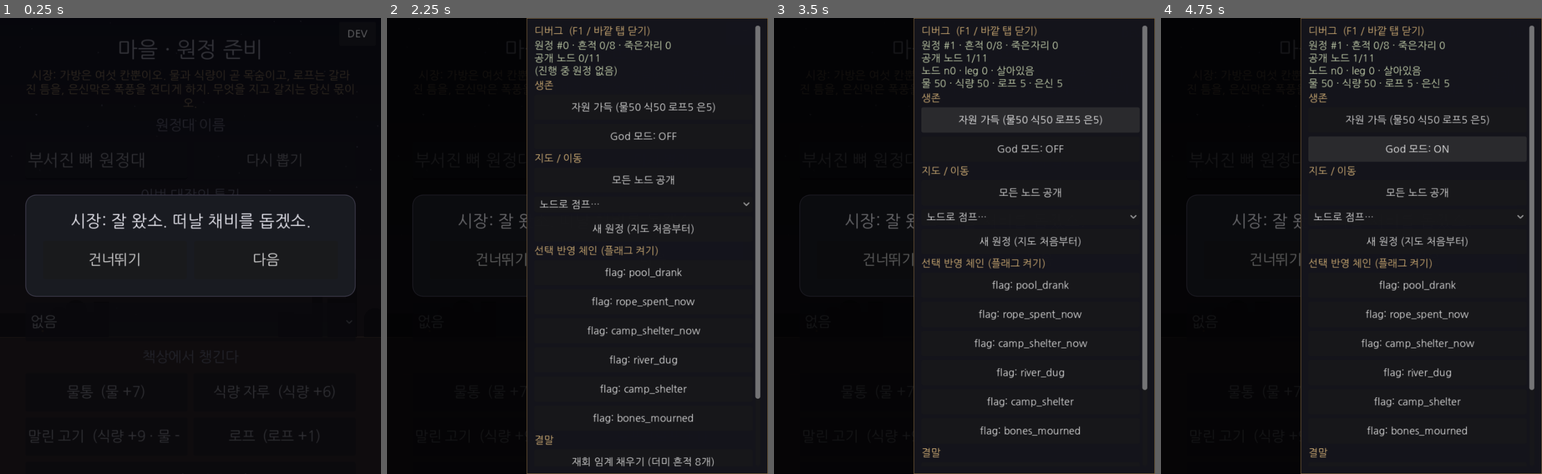
Above: before the commit, frames 1-4 (left to right).
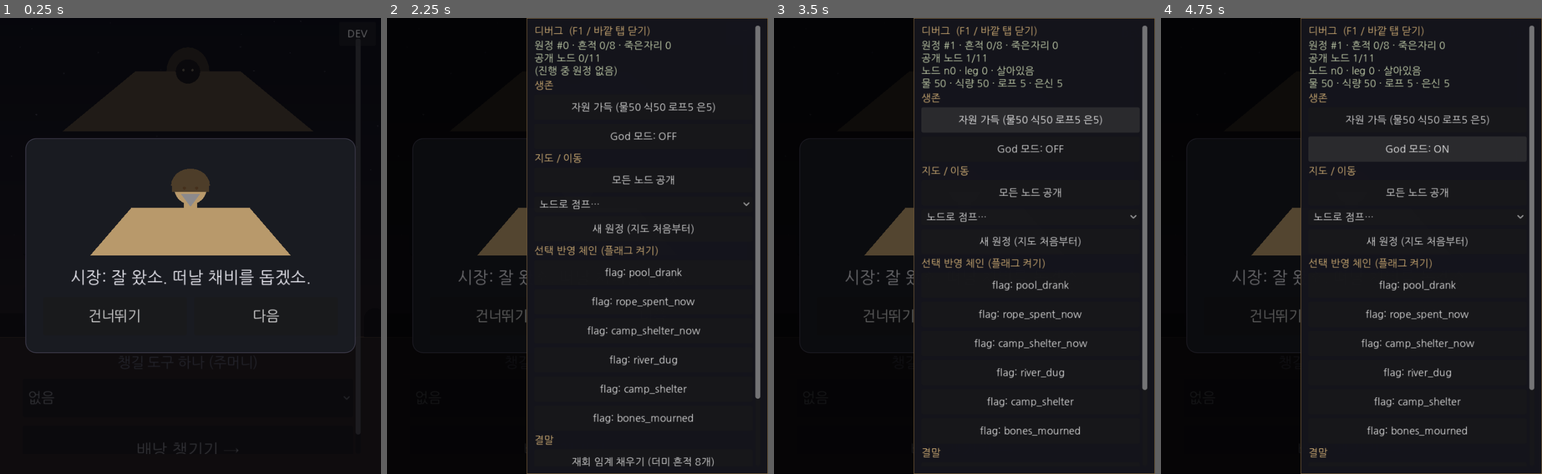
Above: after the commit, the same moments.

Repository: soomin007/Otherside
Game: Godot game, scene res://scenes/loadout.tscn
Same seed, same stepped clock (60 frames per second), same inputs: the game is played once before the commit and once after it. This scene is started directly instead of the project's main scene.
Inputs (mouse positions are in pixels of both pictures, inside the frame that each line leads up to):
- Up to frame 1 (0.25 s): no input
- Up to frame 2 (2.25 s): click "없음" at 0.5 s; click (573, 451) at 1.25 s, where only the run after the commit has a clickable "배낭 챙기기 →"; click "DEV" at 2 s
- Up to frame 3 (3.5 s): click "자원 가득 (물50 식50 로프5 은5)" at 2.75 s
- Up to frame 4 (4.75 s): click "자원 가득 (물50 식50 로프5 은5)" at 3.5 s; click "God 모드: OFF" at 4.25 s

The runs differ from the first frame. In frame 1, 8.7% of the frame differs, in the area x 6-94%, y 4-96%; in frame 2, 1.3%; in frame 3, 1.3%; in frame 4, 1.3%.

Commit message:
feat(ui): 마을 준비 2단계 분리 + 절차적 초상 (떠나기 버튼 잘림 수정)
- Loadout 을 두 단계로: ①원정대 꾸리기(이름·대장 특기·도구, 대장 초상) → ②배낭 챙기기(책상·가방, 배낭 초상·떠난다)
- 스크롤 컨테이너로 감싸 콘텐츠가 길어도 떠나기 버튼까지 도달(이전엔 CenterContainer 세로 초과로 잘림, 도구 추가로 악화)
- 신규 Figures.gd: 절차적 시장·대장·배낭 초상(draw_*, 웹 안전, 나중 에셋 교체 여지)
- 시장 인트로 모달에 시장 초상(말하는 이가 시장임을 표시)

시각 배치는 실기기 확인 필요(헤드리스 GUI hang). 파싱·부팅 0에러.

Co-Authored-By: Claude Opus 4.8 (1M context) <noreply@anthropic.com>
Claude-Session: https://claude.ai/code/session_01PXf7YUYeFneWV5f8HRH2Hq

Diff:
--- /dev/null
+++ b/scripts/ui/Figures.gd
@@ -0,0 +1,91 @@
+class_name Figures
+extends Control
+
+## 절차적 인물·사물 초상 — 마을 준비 화면용. kind: "market"(시장)·"leader"(대장)·"pack"(배낭).
+## Backdrop 처럼 전부 draw_*(웹 안전, 셰이더/이미지 없음). 나중 실제 삽화 에셋으로 교체 여지.
+## 다크 배경/카드 위에 얹히므로 밝은 모래빛 실루엣 + 어두운 디테일.
+
+var kind: String = "leader"
+
+func _ready() -> void:
+	mouse_filter = Control.MOUSE_FILTER_IGNORE
+
+func set_kind(k: String) -> void:
+	kind = k
+	queue_redraw()
+
+func _draw() -> void:
+	var s: Vector2 = size
+	if s.x < 8.0 or s.y < 8.0:
+		return
+	match kind:
+		"market": _market(s)
+		"pack": _pack(s)
+		_: _leader(s)
+
+## 시장 — 터번 쓴 사막 상인 흉상.
+func _market(s: Vector2) -> void:
+	var cx: float = s.x * 0.5
+	var fill := Color(0.72, 0.60, 0.42)
+	var dark := Color(0.30, 0.24, 0.16)
+	var base: float = s.y * 0.98
+	var fr: float = minf(s.x, s.y) * 0.16
+	var fy: float = s.y * 0.06 + fr * 1.6
+	# 어깨/로브
+	draw_colored_polygon(PackedVector2Array([
+		Vector2(cx - s.x * 0.34, base), Vector2(cx - s.x * 0.20, fy + fr * 1.2),
+		Vector2(cx + s.x * 0.20, fy + fr * 1.2), Vector2(cx + s.x * 0.34, base)]), fill)
+	draw_rect(Rect2(cx - fr * 0.4, fy + fr * 0.55, fr * 0.8, fr * 0.9), fill)  # 목
+	draw_circle(Vector2(cx, fy), fr, fill)  # 얼굴
+	# 터번 (얼굴 위 반원 + 밴드)
+	var turb := PackedVector2Array()
+	for a in range(13):
+		var ang: float = PI + PI * float(a) / 12.0
+		turb.append(Vector2(cx + cos(ang) * fr * 1.2, fy - fr * 0.15 + sin(ang) * fr * 1.05))
+	draw_colored_polygon(turb, dark)
+	draw_rect(Rect2(cx - fr * 1.15, fy - fr * 0.2, fr * 2.3, fr * 0.42), dark)
+	# 수염 + 눈
+	draw_colored_polygon(PackedVector2Array([
+		Vector2(cx - fr * 0.6, fy + fr * 0.35), Vector2(cx, fy + fr * 1.15), Vector2(cx + fr * 0.6, fy + fr * 0.35)]),
+		Color(0.55, 0.54, 0.55))
+	draw_circle(Vector2(cx - fr * 0.38, fy), 2.5, UITheme.INK)
+	draw_circle(Vector2(cx + fr * 0.38, fy), 2.5, UITheme.INK)
+
+## 대장 — 후드/망토 쓴 원정대장 흉상(얼굴은 그늘, 눈빛 두 점).
+func _leader(s: Vector2) -> void:
+	var cx: float = s.x * 0.5
+	var fill := Color(0.55, 0.45, 0.30)
+	var hood := Color(0.34, 0.27, 0.18)
+	var base: float = s.y * 0.98
+	var fr: float = minf(s.x, s.y) * 0.15
+	var fy: float = s.y * 0.08 + fr * 1.8
+	# 망토
+	draw_colored_polygon(PackedVector2Array([
+		Vector2(cx - s.x * 0.38, base), Vector2(cx - s.x * 0.16, fy),
+		Vector2(cx + s.x * 0.16, fy), Vector2(cx + s.x * 0.38, base)]), fill)
+	# 후드 (얼굴 감싸는 큰 반원)
+	var hd := PackedVector2Array()
+	for a in range(15):
+		var ang: float = PI + PI * float(a) / 14.0
+		hd.append(Vector2(cx + cos(ang) * fr * 1.5, fy + sin(ang) * fr * 1.7))
+	draw_colored_polygon(hd, hood)
+	draw_circle(Vector2(cx, fy), fr * 0.85, Color(0.12, 0.10, 0.08))  # 얼굴 그늘
+	draw_circle(Vector2(cx - fr * 0.32, fy - fr * 0.1), 2.0, Color(0.85, 0.80, 0.60, 0.85))
+	draw_circle(Vector2(cx + fr * 0.32, fy - fr * 0.1), 2.0, Color(0.85, 0.80, 0.60, 0.85))
+
+## 배낭 — 뚜껑·앞주머니·끈·버클.
+func _pack(s: Vector2) -> void:
+	var cx: float = s.x * 0.5
+	var canvas := Color(0.50, 0.40, 0.26)
+	var strap := Color(0.34, 0.26, 0.16)
+	var dark := UITheme.INK
+	var w: float = minf(s.x * 0.5, s.y * 0.7)
+	var h: float = w * 1.15
+	var x: float = cx - w * 0.5
+	var y: float = s.y * 0.5 - h * 0.42
+	draw_rect(Rect2(x, y, w, h), canvas)                                   # 몸통
+	draw_rect(Rect2(x - w * 0.04, y - h * 0.02, w * 1.08, h * 0.34), strap) # 뚜껑
+	draw_rect(Rect2(cx - w * 0.24, y + h * 0.5, w * 0.48, h * 0.34), strap) # 앞주머니
+	draw_line(Vector2(x + w * 0.2, y), Vector2(x + w * 0.1, y + h), dark, 3.0)  # 끈
+	draw_line(Vector2(x + w * 0.8, y), Vector2(x + w * 0.9, y + h), dark, 3.0)
+	draw_rect(Rect2(cx - w * 0.08, y + h * 0.32, w * 0.16, h * 0.06), dark)     # 버클
--- a/scripts/ui/Loadout.gd
+++ b/scripts/ui/Loadout.gd
@@ -1,8 +1,11 @@
 extends Control
 
-## 마을 · 원정 준비 (가방 꾸리기) — 매 원정 출발 전. 제한된 칸(6)에 책상 물품을 골라 담아 출발한다.
-## 담은 물품 합산 = 시작 자원(고정 START_RESOURCES 대체). 첫 원정엔 시장 NPC 가 규칙을 안내한다.
-## 모바일 우선: 중앙 컬럼, 큰 버튼, 탭으로 담고 뺀다.
+## 마을 · 원정 준비 — 매 원정 출발 전. 두 단계로 나눈다:
+##  1) 원정대를 꾸린다 — 이름 + 대장 특기(직능) + 챙길 도구 하나. (대장 초상)
+##  2) 배낭을 챙긴다 — 6칸 가방에 책상 물품을 담는다(합산 = 시작 자원). (배낭 초상)
+## 단계를 나눠 각 화면이 짧고, 스크롤 컨테이너로 감싸 넘쳐도 떠나기 버튼까지 도달한다(이전엔 세로 초과로 잘림).
+## 첫 원정엔 시장 NPC(초상)가 규칙을 안내하고 기록지를 건넨다.
+## 모바일 우선: 중앙 최대폭 컬럼, 큰 버튼, 탭.
 
 const BAG_SLOTS: int = 6
 const PRESET: Array = ["water", "water", "food", "food", "rope", "shelter"]  ## 표준 구성 (아이템 정의는 core/Items.gd)
@@ -17,20 +20,21 @@
 	"시장: 이 기록지를 가져가시오. 떠난 원정대의 이야기가 여기 적힐 거요. 화면 구석 책갈피에서 언제든 펴 보시오.",
 ]
 
-var _bag: Array = []   ## 담은 물품 key 배열(최대 BAG_SLOTS)
-var _bag_box: HFlowContainer
-var _preview: Label
-var _depart_btn: Button
-
-var _pending_name: String = ""   ## 이번 원정대 이름 — 랜덤 초기값, 편집·다시 뽑기 가능. _depart 에서 begin_run_with 로 넘긴다.
-var _pending_vocation: String = ""  ## 이번 대장의 직능 id (기본 "" = 평범). _depart 에서 넘긴다.
-var _voc_option: OptionButton
-var _voc_desc: Label
-var _pending_tool: String = ""      ## 주머니에 챙긴 도구 하나 (기본 "" = 없음). 가방 6칸과 별개.
-var _tool_option: OptionButton
-var _name_edit: LineEdit
+var _step: int = 1
+var _col: VBoxContainer            ## 단계 콘텐츠 컨테이너(스크롤 안). _show_step 이 자식을 갈아끼운다.
+
+var _bag: Array = []               ## 담은 물품 key 배열(최대 BAG_SLOTS) — 단계 넘어 유지
+var _bag_box: HFlowContainer       ## step2 위젯
+var _preview: Label                ## step2 위젯
+var _depart_btn: Button            ## step2 위젯
+
+var _pending_name: String = ""     ## 이번 원정대 이름 — 랜덤 초기값, 편집·다시 뽑기 가능
+var _pending_vocation: String = "" ## 이번 대장의 직능 id (기본 "" = 평범)
+var _pending_tool: String = ""     ## 주머니 도구 하나 (기본 "" = 없음). 가방 6칸과 별개
+var _voc_desc: Label               ## step1 위젯 (직능 설명 갱신)
+var _name_edit: LineEdit           ## step1 위젯
 var _rng := RandomNumberGenerator.new()
-var _market_panel: Control       ## 첫 원정 시장 인트로 모달(있을 때만)
+var _market_panel: Control         ## 첫 원정 시장 인트로 모달(있을 때만)
 var _market_label: Label
 var _market_idx: int = 0
 
@@ -39,14 +43,66 @@
 	var bg := Backdrop.new()  # 사막 밤 + 마을 실루엣(맨 뒤)
 	bg.scene_kind = "village"
 	add_child(bg)
-	var col := UITheme.build_column(self, 14)
-
-	col.add_child(UITheme.make_label("마을 · 원정 준비", UITheme.FS_H1))
-	col.add_child(UITheme.make_label(_npc_line(), UITheme.FS_SMALL, UITheme.SAND))
+
+	# 스크롤 컬럼 — 콘텐츠가 화면보다 길어도 아래 버튼까지 스크롤로 도달(중앙 최대폭 정렬).
+	var margin := MarginContainer.new()
+	margin.set_anchors_preset(Control.PRESET_FULL_RECT)
+	for side in ["left", "right", "top", "bottom"]:
+		margin.add_theme_constant_override("margin_" + side, int(UITheme.PAD))
+	add_child(margin)
+	var scroll := ScrollContainer.new()
+	scroll.horizontal_scroll_mode = ScrollContainer.SCROLL_MODE_DISABLED
+	margin.add_child(scroll)
+	var center := CenterContainer.new()
+	center.size_flags_horizontal = Control.SIZE_EXPAND_FILL
+	center.size_flags_vertical = Control.SIZE_EXPAND_FILL
+	scroll.add_child(center)
+	_col = VBoxContainer.new()
+	_col.add_theme_constant_override("separation", 14)
+	_col.custom_minimum_size = Vector2(UITheme.COLUMN_W, 0)
+	center.add_child(_col)
+
+	_pending_name = ExpeditionNamer.random(_rng)
+	_bag = PRESET.duplicate()  # 처음엔 표준 구성(빠른 출발)
+	_show_step(1)
+
+	# 첫 원정이면 시장이 규칙을 쭉 설명하고 기록지를 건넨다(책갈피가 켜진다).
+	if GameState.expedition_count == 0 and not GameState.record_seen:
+		_show_market_intro()
+
+## 단계 전환 — 컬럼 자식을 비우고 그 단계 UI 를 다시 짓는다. _pending_* 은 멤버라 단계 넘어 유지된다.
+func _show_step(n: int) -> void:
+	_step = n
+	_bag_box = null
+	_preview = null
+	_depart_btn = null
+	_name_edit = null
+	_voc_desc = null
+	for c in _col.get_children():
+		_col.remove_child(c)
+		c.queue_free()
+	if n == 1:
+		_build_step1()
+	else:
+		_build_step2()
+
+## 절차적 초상(Figures) — 단계 상단에 얹는다.
+func _portrait(kind: String, h: float) -> Figures:
+	var fig := Figures.new()
+	fig.kind = kind
+	fig.custom_minimum_size = Vector2(0, h)
+	fig.size_flags_horizontal = Control.SIZE_EXPAND_FILL
+	return fig
+
+# --- 단계 1: 원정대를 꾸린다 ---
+
+func _build_step1() -> void:
+	_col.add_child(_portrait("leader", 150.0))
+	_col.add_child(UITheme.make_label("원정대를 꾸린다", UITheme.FS_H1))
+	_col.add_child(UITheme.make_label(_npc_line(), UITheme.FS_SMALL, UITheme.SAND))
 
 	# 원정대 이름 — 랜덤 초기값 + 다시 뽑기 + 직접 입력(애착·서사).
-	_pending_name = ExpeditionNamer.random(_rng)
-	col.add_child(UITheme.make_label("원정대 이름", UITheme.FS_LABEL, UITheme.MUTED))
+	_col.add_child(UITheme.make_label("원정대 이름", UITheme.FS_LABEL, UITheme.MUTED))
 	var name_row := HBoxContainer.new()
 	name_row.add_theme_constant_override("separation", 10)
 	_name_edit = LineEdit.new()
@@ -61,73 +117,93 @@
 	reroll.custom_minimum_size = Vector2(160, UITheme.BTN_H_SM)
 	reroll.pressed.connect(_reroll_name)
 	name_row.add_child(reroll)
-	col.add_child(name_row)
+	_col.add_child(name_row)
 
 	# 이번 대장의 특기(직능) — 매 원정 다른 사람이 간다. 고른 특기가 그 원정의 결을 바꾼다.
-	col.add_child(UITheme.make_label("이번 대장의 특기", UITheme.FS_LABEL, UITheme.MUTED))
-	_voc_option = OptionButton.new()
-	_voc_option.custom_minimum_size = Vector2(0, UITheme.BTN_H_SM)
-	_voc_option.add_theme_font_size_override("font_size", UITheme.FS_LABEL)
-	for vid in Vocations.ids():
-		_voc_option.add_item(Vocations.name_of(str(vid)))
-	_voc_option.item_selected.connect(_on_voc_selected)
-	col.add_child(_voc_option)
-	_voc_desc = UITheme.make_label(str(Vocations.by_id("").get("desc", "")), UITheme.FS_SMALL, UITheme.SAND)
-	col.add_child(_voc_desc)
-
-	# 챙길 도구 하나 — 가방 6칸과 별개(주머니). 특정 위기의 보험. 60초식 "이 위기엔 이 도구".
-	col.add_child(UITheme.make_label("챙길 도구 하나 (주머니)", UITheme.FS_LABEL, UITheme.MUTED))
-	_tool_option = OptionButton.new()
-	_tool_option.custom_minimum_size = Vector2(0, UITheme.BTN_H_SM)
-	_tool_option.add_theme_font_size_override("font_size", UITheme.FS_LABEL)
-	_tool_option.add_item("없음")
-	for tk in Items.POUCH_TOOLS:
-		_tool_option.add_item(Items.label_of(str(tk)))
-	_tool_option.item_selected.connect(_on_tool_selected)
-	col.add_child(_tool_option)
-
-	col.add_child(UITheme.make_label("책상에서 챙긴다", UITheme.FS_LABEL, UITheme.MUTED))
+	_col.add_child(UITheme.make_label("이번 대장의 특기", UITheme.FS_LABEL, UITheme.MUTED))
+	var voc := OptionButton.new()
+	voc.custom_minimum_size = Vector2(0, UITheme.BTN_H_SM)
+	voc.add_theme_font_size_override("font_size", UITheme.FS_LABEL)
+	var vids: Array = Vocations.ids()
+	for i in range(vids.size()):
+		voc.add_item(Vocations.name_of(str(vids[i])))
+		if str(vids[i]) == _pending_vocation:
+			voc.select(i)
+	voc.item_selected.connect(_on_voc_selected)
+	_col.add_child(voc)
+	_voc_desc = UITheme.make_label(str(Vocations.by_id(_pending_vocation).get("desc", "")), UITheme.FS_SMALL, UITheme.SAND)
+	_col.add_child(_voc_desc)
+
+	# 챙길 도구 하나 — 가방 6칸과 별개(주머니). 특정 위기의 보험.
+	_col.add_child(UITheme.make_label("챙길 도구 하나 (주머니)", UITheme.FS_LABEL, UITheme.MUTED))
+	var tool := OptionButton.new()
+	tool.custom_minimum_size = Vector2(0, UITheme.BTN_H_SM)
+	tool.add_theme_font_size_override("font_size", UITheme.FS_LABEL)
+	tool.add_item("없음")
+	for i in range(Items.POUCH_TOOLS.size()):
+		var tk: String = str(Items.POUCH_TOOLS[i])
+		tool.add_item(Items.label_of(tk))
+		if tk == _pending_tool:
+			tool.select(i + 1)
+	tool.item_selected.connect(_on_tool_selected)
+	_col.add_child(tool)
+
+	var nxt := UITheme.make_button("배낭 챙기기 →")
+	nxt.pressed.connect(_show_step.bind(2))
+	_col.add_child(nxt)
+
+# --- 단계 2: 배낭을 챙긴다 ---
+
+func _build_step2() -> void:
+	_col.add_child(_portrait("pack", 130.0))
+	_col.add_child(UITheme.make_label("배낭을 챙긴다", UITheme.FS_H1))
+	_col.add_child(UITheme.make_label("가방은 여섯 칸. 담은 만큼이 이번 원정의 목숨이다.", UITheme.FS_SMALL, UITheme.MUTED))
+
+	_col.add_child(UITheme.make_label("책상에서 챙긴다", UITheme.FS_LABEL, UITheme.MUTED))
 	var desk := HFlowContainer.new()
 	desk.add_theme_constant_override("h_separation", 10)
 	desk.add_theme_constant_override("v_separation", 10)
 	for it in Items.CATALOG:
 		var item: Dictionary = it
 		if str(item.get("key", "")) in Items.POUCH_TOOLS:
-			continue  # 주머니 도구는 위 "챙길 도구"에서 따로 하나 고른다(가방 칸과 별개)
+			continue  # 주머니 도구는 단계 1 "챙길 도구"에서 따로 고른다(가방 칸과 별개)
 		var start: Dictionary = item.get("start", {})
 		var btn := UITheme.make_button("%s  (%s)" % [str(item.get("label", "")), UITheme.effect_hint(start)], false)
 		btn.custom_minimum_size = Vector2(230, UITheme.BTN_H_SM)
 		btn.pressed.connect(_add_item.bind(str(item.get("key", ""))))
 		desk.add_child(btn)
-	col.add_child(desk)
-
-	col.add_child(UITheme.make_label("가방  (탭해서 빼기)", UITheme.FS_LABEL, UITheme.MUTED))
+	_col.add_child(desk)
+
+	_col.add_child(UITheme.make_label("가방  (탭해서 빼기)", UITheme.FS_LABEL, UITheme.MUTED))
 	_bag_box = HFlowContainer.new()
 	_bag_box.add_theme_constant_override("h_separation", 8)
 	_bag_box.add_theme_constant_override("v_separation", 8)
-	col.add_child(_bag_box)
+	_col.add_child(_bag_box)
 
 	_preview = UITheme.make_label("", UITheme.FS_LABEL, UITheme.FG)
-	col.add_child(_preview)
+	_col.add_child(_preview)
 
 	var preset_btn := UITheme.make_button("표준 구성으로 채우기", false)
 	preset_btn.pressed.connect(_apply_preset)
-	col.add_child(preset_btn)
-
+	_col.add_child(preset_btn)
+
+	# 뒤로(단계 1) + 떠난다 — 스크롤 안이라 세로가 길어도 도달한다.
+	var row := HBoxContainer.new()
+	row.add_theme_constant_override("separation", 12)
+	var back := UITheme.make_button("← 뒤로", false)
+	back.pressed.connect(_show_step.bind(1))
+	row.add_child(back)
 	_depart_btn = UITheme.make_button("떠난다")
 	_depart_btn.pressed.connect(_depart)
-	col.add_child(_depart_btn)
-
-	_apply_preset()  # 처음엔 표준 구성으로 채워둔다(빠른 출발)
-
-	# 첫 원정이면 시장이 규칙을 쭉 설명하고 기록지를 건넨다(책갈피가 켜진다).
-	if GameState.expedition_count == 0 and not GameState.record_seen:
-		_show_market_intro()
-
-## 시장 NPC 한 마디 — 첫 원정이면 규칙 안내(튜토리얼), 이후엔 짧게.
+	row.add_child(_depart_btn)
+	_col.add_child(row)
+
+	_refresh()
+
+## 시장 NPC 한 마디 — 첫 원정이면 규칙 안내, 이후엔 짧게.
 func _npc_line() -> String:
 	if GameState.expedition_count == 0:
-		return "시장: 가방은 여섯 칸뿐이오. 물과 식량이 곧 목숨이고, 로프는 갈라진 틈을, 은신막은 폭풍을 견디게 하지. 무엇을 지고 갈지는 당신 몫이오."
+		return "시장: 무엇을 지고, 누가 이끌지 정하시오. 물과 식량이 곧 목숨이오."
 	return "시장: 또 떠나는군. 부디 조심히."
 
 func _add_item(key: String) -> void:
@@ -146,6 +222,8 @@
 	_refresh()
 
 func _refresh() -> void:
+	if _bag_box == null:
+		return  # 단계 1 에선 가방 UI 가 없다 (핸들러가 안전하게 no-op)
 	for c in _bag_box.get_children():
 		_bag_box.remove_child(c)
 		c.queue_free()
@@ -179,7 +257,7 @@
 	GameState.begin_run_with(_bag_resources(), _pending_name.strip_edges(), _pending_vocation)
 	GameState.go_to_map()
 
-# --- 원정대 이름 ---
+# --- 원정대 이름 / 직능 / 도구 (단계 1 핸들러) ---
 
 func _on_name_edited(text: String) -> void:
 	_pending_name = text
@@ -198,7 +276,7 @@
 	if _voc_desc != null:
 		_voc_desc.text = str(Vocations.by_id(_pending_vocation).get("desc", ""))
 
-## 주머니 도구 선택 — OptionButton 인덱스 0="없음", 1.. = POUCH_TOOLS 순서.
+## 주머니 도구 선택 — 인덱스 0="없음", 1.. = POUCH_TOOLS 순서.
 func _on_tool_selected(idx: int) -> void:
 	if idx <= 0:
 		_pending_tool = ""
@@ -206,7 +284,7 @@
 		_pending_tool = str(Items.POUCH_TOOLS[idx - 1])
 	_refresh()
 
-# --- 첫 원정 시장 인트로 (규칙 설명 + 기록지 건네기) ---
+# --- 첫 원정 시장 인트로 (초상 + 규칙 설명 + 기록지 건네기) ---
 
 func _show_market_intro() -> void:
 	_market_idx = 0
@@ -226,6 +304,12 @@
 	var box := VBoxContainer.new()
 	box.add_theme_constant_override("separation", UITheme.GAP)
 	card.add_child(box)
+	# 시장 초상 — 말하는 이가 시장임을 알게 한다.
+	var fig := Figures.new()
+	fig.kind = "market"
+	fig.custom_minimum_size = Vector2(0, 160.0)
+	fig.size_flags_horizontal = Control.SIZE_EXPAND_FILL
+	box.add_child(fig)
 	_market_label = UITheme.make_label(str(MARKET_PAGES[0]), UITheme.FS_BODY)
 	box.add_child(_market_label)
 	var row := HBoxContainer.new()
Not shown, added: scripts/ui/Figures.gd.uid
